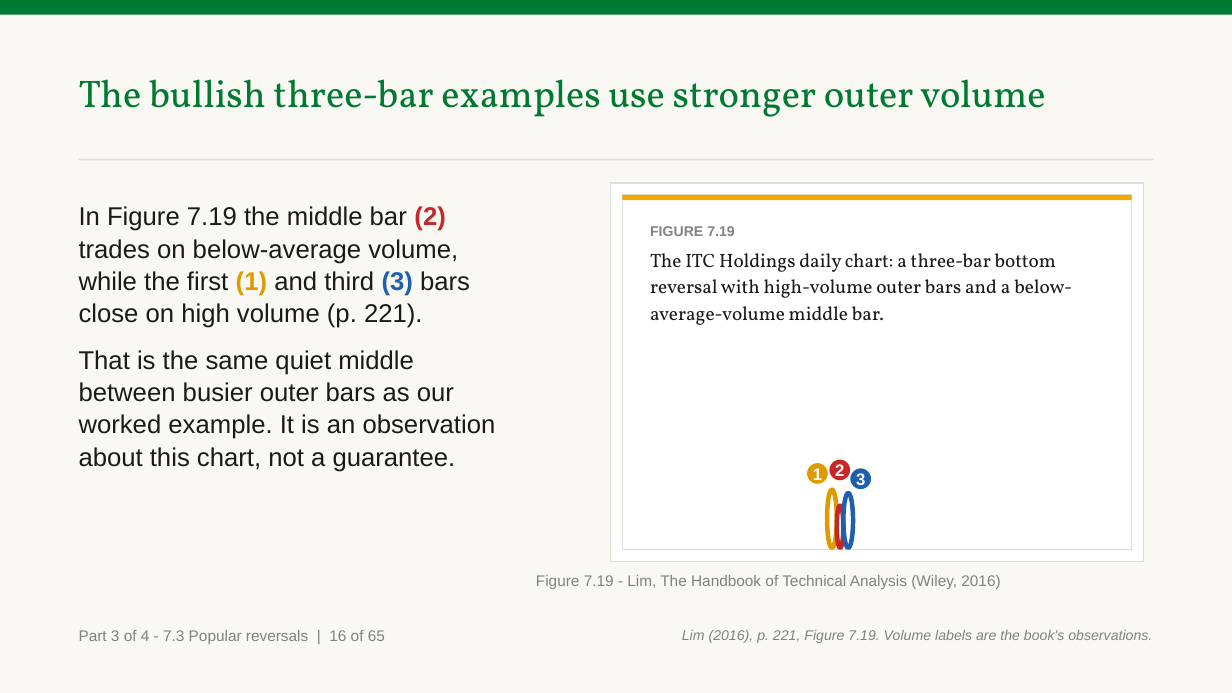
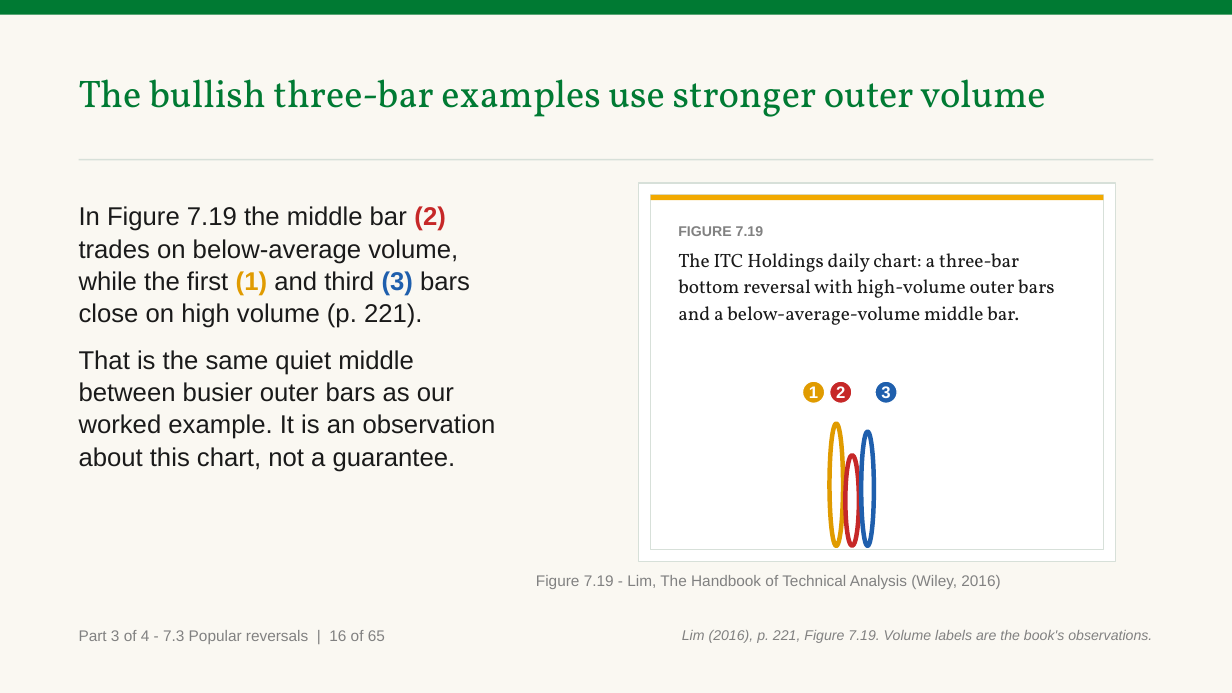
Before and after one commit to benjiesotelo-sudo/Telos_FIN1209, a slide deck: slide 150 of chapter-07/FIN1209-Chapter-07.pptx. Drawn at 1232x693 pixels with LibreOffice and Linux fonts; fonts in the diff are those of the drawing. Boxes give left, top, right and bottom in pixels: in the first picture for what was removed or moved away, otherwise in the second. Text is boxed around its words. In the diff, an @@ line names an element or a change of style, - is before the commit and + after.

Commit message:
Chapter 7 Part 3: fix the third strict read (Fig 7.17/7.19/7.24/7.30 marks and crops, Chart M volume boxes, Chart LA range bracket)

```diff
--- a/chapter-07/FIN1209-Chapter-07.pptx
+++ b/chapter-07/FIN1209-Chapter-07.pptx
@@ rectangle: place and size @@
-rectangle at (610,183,1143,562)
+rectangle at (639,183,1116,562)
@@ rectangle: place and size @@
-rectangle at (622,195,1131,550)
+rectangle at (651,195,1104,550)
@@ rectangle: place and size @@
-rectangle at (622,195,1131,201)
+rectangle at (651,195,1104,201)
@@ text "FIGURE 7.19" rewrapped from (650,226,1072,325) to (678,226,1054,325) @@
@@ ellipse "1": place and size @@
-ellipse "1" at (807,462,829,484)
+ellipse "1" at (803,382,825,404)
@@ ellipse "2": place and size @@
-ellipse "2" at (829,459,851,482)
+ellipse "2" at (830,382,852,404)
@@ ellipse "3": place and size @@
-ellipse "3" at (850,468,872,490)
+ellipse "3" at (875,382,897,404)
@@ ellipse: place and size @@
-ellipse at (827,490,836,548)
+ellipse at (830,423,844,545)
@@ ellipse: place and size @@
-ellipse at (844,494,853,549)
+ellipse at (861,432,874,546)
@@ ellipse: place and size @@
-ellipse at (837,506,844,548)
+ellipse at (846,455,860,545)
```
Also in this commit, not shown: 9 other slides changed, 3 other files.
